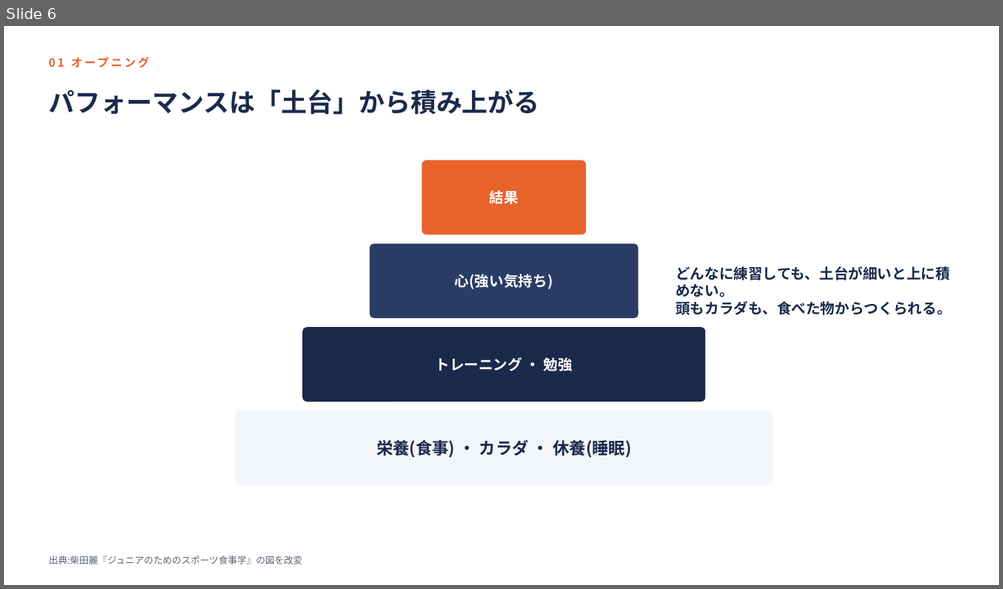
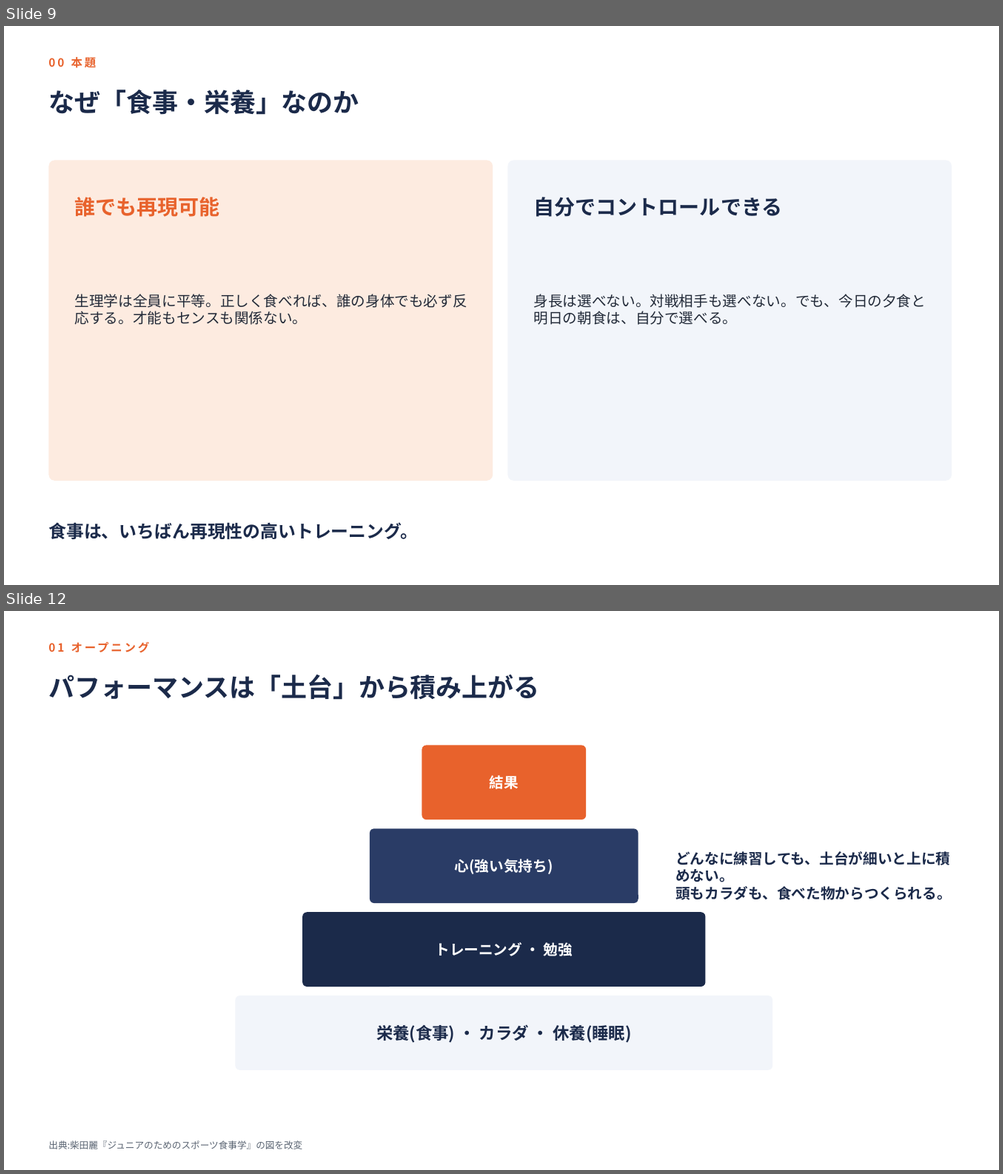
Before and after one commit to k-nomiya/Claude-Code-Test, a slide deck: nutrition-workshop/slides.pptx. Shown one above the other, each under a label of ours: slide 6 before the commit, slides 9 and 12 after it; the slides between them are not shown. The pictures are 1003x589 and 1003x1174 pixels, drawn with LibreOffice and Linux fonts; fonts in the diff are those of the drawing. Boxes give left, top, right and bottom in pixels: in the first picture for what was removed or moved away, otherwise in the second. Text is boxed around its words. In the diff, an @@ line names an element or a change of style, - is before the commit and + after.

```diff
--- a/nutrition-workshop/slides.pptx
+++ b/nutrition-workshop/slides.pptx
@@ slide 9 added at (4,26,999,585), background #FFFFFF @@
@@ text added at (48,57,96,68), 11 pt, text #E8622C, bold @@
+00 本題
@@ text added at (48,90,358,115), 25 pt, text #1B2A4A, bold @@
+なぜ「食事・栄養」なのか
@@ rounded rectangle added at (48,160,492,481), fill #FDEBE0 @@
@@ rounded rectangle added at (508,160,951,481), fill #F2F5FA @@
@@ text added at (75,197,220,217), 20 pt, text #E8622C, bold @@
+誰でも再現可能
@@ text added at (534,197,782,217), 20 pt, text #1B2A4A, bold @@
+自分でコントロールできる
@@ text added at (75,294,467,325), 14 pt, text #222A38 @@
+生理学は全員に平等。正しく食べれば、誰の身体でも必ず反応する。才能もセンスも関係ない。
@@ text added at (534,294,926,325), 14 pt, text #222A38 @@
+身長は選べない。対戦相手も選べない。でも、今日の夕食と明日の朝食は、自分で選べる。
@@ text added at (48,523,418,540), 17 pt, text #1B2A4A, bold @@
+食事は、いちばん再現性の高いトレーニング。
@@ what was slide 6 is now slide 12 @@
```
Also in this commit, not shown: 4 slides changed, 7 other slides added, 3 slides removed, 1 other file.
